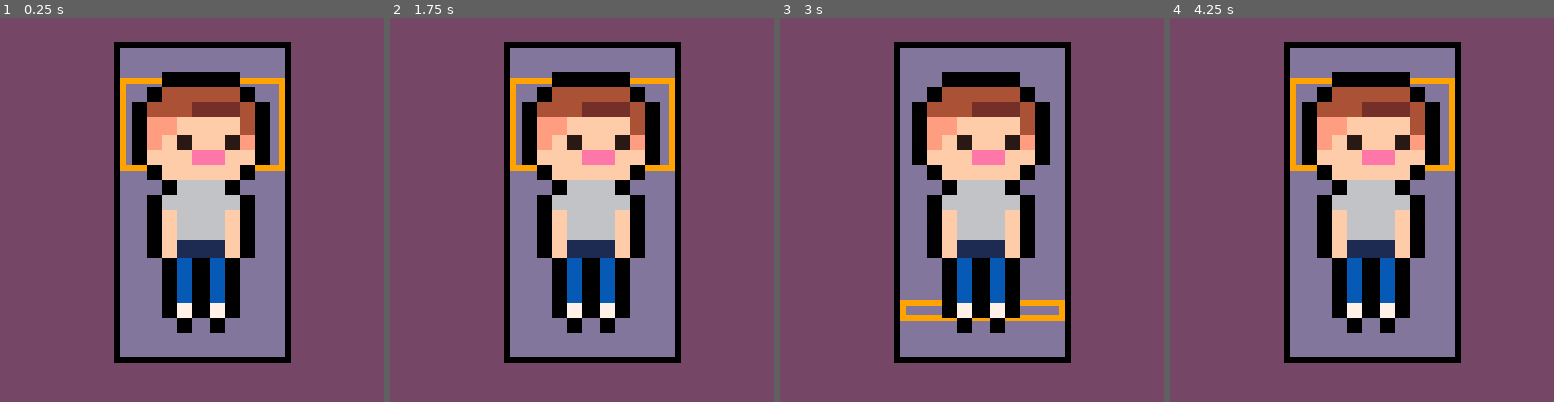
Above: before the commit, frames 1-4 (left to right).
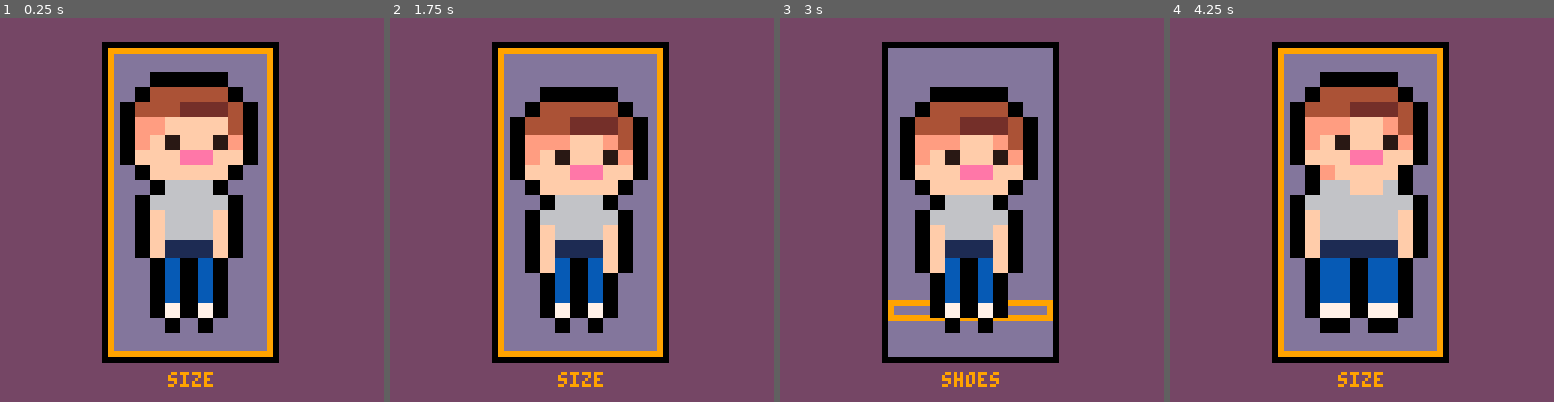
Above: after the commit, the same moments.

Repository: cwrightlibrary/library-game
Game: PICO-8 cartridge customizer.p8
Same seed, same stepped clock (60 frames per second), same inputs: the game is played once before the commit and once after it.
Inputs:
- Up to frame 1 (0.25 s): no input
- Up to frame 2 (1.75 s): hold Right from 1.6 s (still down)
- Up to frame 3 (3 s): release Right at 2.1 s; hold Up 2.15-2.42 s; hold Right from 2.47 s (still down)
- Up to frame 4 (4.25 s): release Right at 3.03 s; hold Left 3.08-3.58 s; hold Down 3.63-3.97 s; hold Right from 4.02 s (still down)

The runs differ from the first frame. In frame 1, 22% of the frame differs, in the area x 26-76%, y 6-97%; in frame 2, 25%; in frame 3, 23%; in frame 4, 22%.

Commit message:
Add files via upload

Diff:
--- a/customizer.p8
+++ b/customizer.p8
@@ -29,20 +29,73 @@
 
 function _customizer()
  customizer={arrow={x1=world.preview.x,y1=world.preview.y+10,x2=world.preview.x+world.preview.w,y2=world.preview.y+40,loc=1}}
+ shirtcol={grey=true,black=false,yellow=false,loc=1}
  customizer.draw=function()
   rect(customizer.arrow.x1,customizer.arrow.y1,customizer.arrow.x2,customizer.arrow.y2,12)
   rect(customizer.arrow.x1+1,customizer.arrow.y1,customizer.arrow.x2-1,customizer.arrow.y2,12)
   rect(customizer.arrow.x1,customizer.arrow.y1+1,customizer.arrow.x2,customizer.arrow.y2-1,12)
+
+  if customizer.arrow.loc==1 then
+   print('size',64-4*2,118,12)
+  elseif customizer.arrow.loc==2 then
+   print('head',64-4*2,118,12)
+  elseif customizer.arrow.loc==3 then
+   print('shirt',64-5*2,118,12)
+  elseif customizer.arrow.loc==4 then
+   print('pants',64-5*2,118,12)
+  elseif customizer.arrow.loc==5 then
+   print('shoes',64-5*2,118,12)
+  end
  end
  customizer.update=function()
-  if btnp(2) and customizer.arrow.loc>1 then customizer.arrow.loc-=1 elseif btnp(2) and customizer.arrow.loc==1 then customizer.arrow.loc=4 end
-  if btnp(3) and customizer.arrow.loc<4 then customizer.arrow.loc+=1 elseif btnp(3) and customizer.arrow.loc==4 then customizer.arrow.loc=1 end
+  if btnp(2) and customizer.arrow.loc>1 then customizer.arrow.loc-=1 elseif btnp(2) and customizer.arrow.loc==1 then customizer.arrow.loc=5 end
+  if btnp(3) and customizer.arrow.loc<5 then customizer.arrow.loc+=1 elseif btnp(3) and customizer.arrow.loc==5 then customizer.arrow.loc=1 end
 
-  if(customizer.arrow.loc==1) customizer.arrow.y1=world.preview.y+10 customizer.arrow.y2=world.preview.y+40
-  if(customizer.arrow.loc==2) customizer.arrow.y1=world.preview.y+45 customizer.arrow.y2=world.preview.y+65
-  if(customizer.arrow.loc==3) customizer.arrow.y1=world.preview.y+70 customizer.arrow.y2=world.preview.y+83
-  if(customizer.arrow.loc==4) customizer.arrow.y1=world.preview.y+84 customizer.arrow.y2=world.preview.y+90
+  if(customizer.arrow.loc==1) customizer.arrow.y1=world.preview.y customizer.arrow.y2=world.preview.y+world.preview.h
+  if(customizer.arrow.loc==2) customizer.arrow.y1=world.preview.y+10 customizer.arrow.y2=world.preview.y+40
+  if(customizer.arrow.loc==3) customizer.arrow.y1=world.preview.y+45 customizer.arrow.y2=world.preview.y+65
+  if(customizer.arrow.loc==4) customizer.arrow.y1=world.preview.y+70 customizer.arrow.y2=world.preview.y+83
+  if(customizer.arrow.loc==5) customizer.arrow.y1=world.preview.y+84 customizer.arrow.y2=world.preview.y+90
+
+  if customizer.arrow.loc==1 then
+   if btnp(1) and player.sp<4 then
+    player.sp+=1
+   elseif btnp(1) and player.sp==4 then
+    player.sp=1
+   elseif btnp(0) and player.sp>1 then
+    player.sp-=1
+   elseif btnp(0) and player.sp==1 then
+    player.sp=4
+   end
+  elseif customizer.arrow.loc==3 then
+   if btnp(1) then
+    if shirtcol.loc<3 then
+     shirtcol.loc+=1
+    elseif shirtcol.loc==3 then
+     shirtcol.loc=1
+    end
+   elseif btnp(0) then
+    if shirtcol.loc>1 then
+     shirtcol.loc-=1
+    elseif shirtcol.loc==1 then
+     shirtcol.loc=3
+    end
+   end
+  end
+  if shirtcol.loc==1 then
+   shirtcol.grey=true shirtcol.black=false shirtcol.yellow=false
+  elseif shirtcol.loc==2 then
+   shirtcol.black=true shirtcol.grey=false shirtcol.yellow=false
+  elseif shirtcol.loc==3 then
+   shirtcol.yellow=true shirtcol.black=false shirtcol.grey=false
+  end
  end
+end
+
+function shirt_col()
+ if(shirtcol.yellow) pal(6,12)
+ if(shirtcol.black) pal(6,2)
+ if(shirtcol.grey) pal()
 end
 
 function _player()
@@ -53,7 +106,7 @@
 end
 
 function _world()
- world={preview={x=40,y=10,w=9*6,h=17*6}}
+ world={preview={x=36,y=10,w=9*6,h=17*6}}
  world.draw=function()
   cls(3)
   rectfill(world.preview.x-2,world.preview.y-2,world.preview.x+world.preview.w+2,world.preview.y+world.preview.h+2,0)
@@ -73,7 +126,9 @@
  sspr(sx,sy,w*8,h*8,x,y+scale,w+(scale*w*8),h+(scale*h*8),flip_h,flip_v)
 
  pal()
+ shirt_col()
  _palette()
+
  sspr(sx,sy,w*8,h*8,x,y,w+(scale*w*8),h+(scale*h*8),flip_h,flip_v)
 end
 __gfx__
